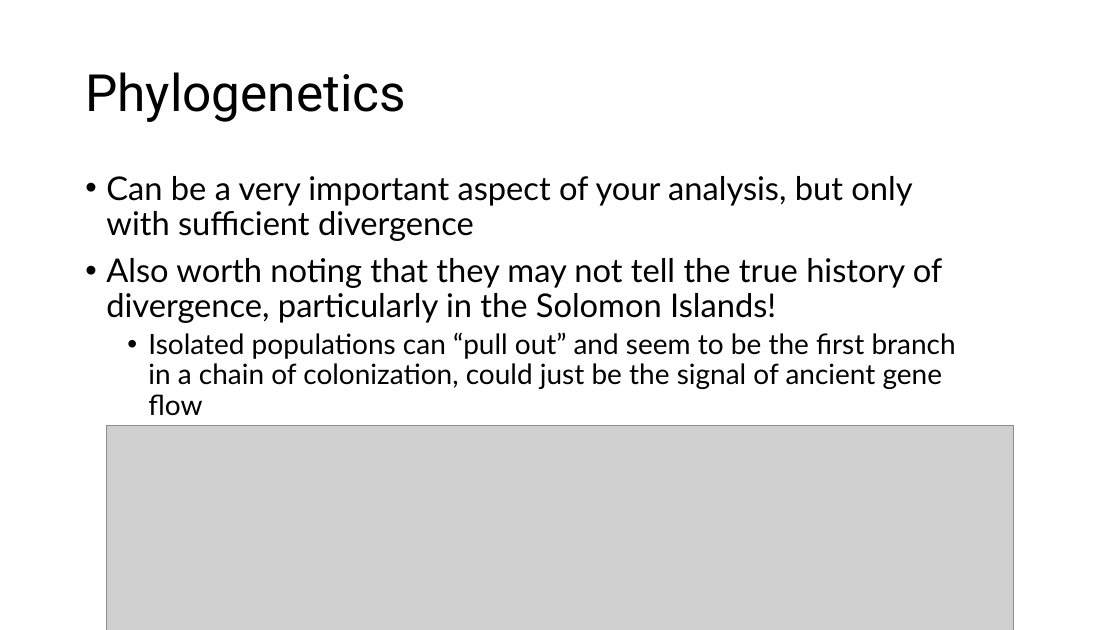
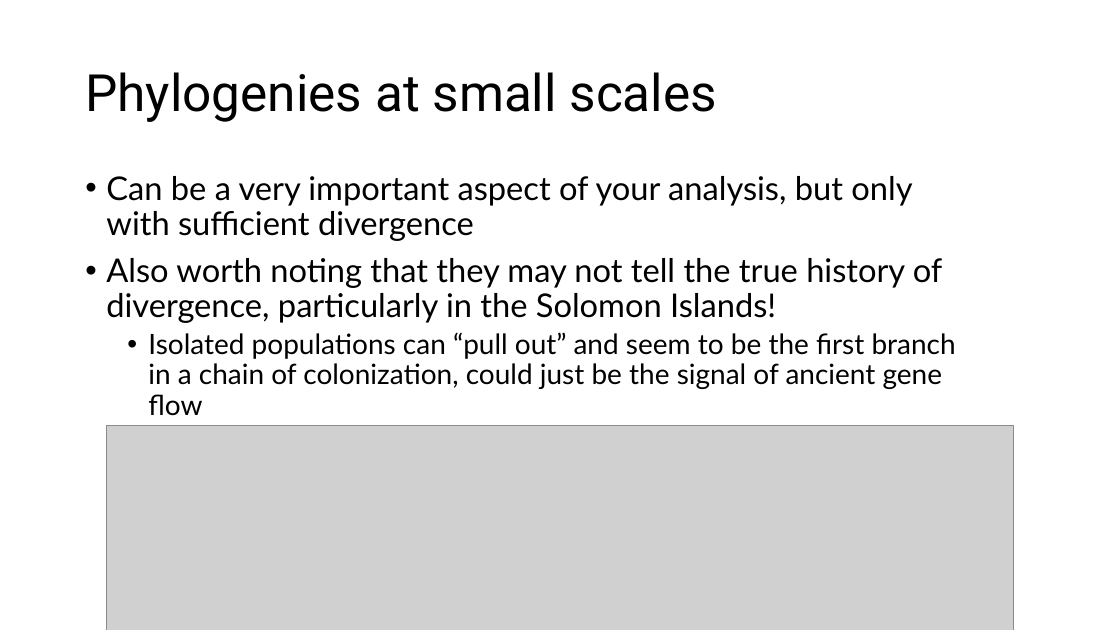
Before and after one commit to ethangyllenhaal/USP_RADSeq_2026, a slide deck: slide 2 of Part7_Phylogenetics/Part7_Phylogenetics.pptx. Drawn at 1120x630 pixels with LibreOffice and Linux fonts; fonts in the diff are those of the drawing; grey boxes stand for pictures. Boxes give left, top, right and bottom in pixels: in the first picture for what was removed or moved away, otherwise in the second. Text is boxed around its words. In the diff, an @@ line names an element or a change of style, - is before the commit and + after.

```diff
--- a/Part7_Phylogenetics/Part7_Phylogenetics.pptx
+++ b/Part7_Phylogenetics/Part7_Phylogenetics.pptx
@@ title at [85,72,717,122]: text changed @@
-Phylogenetics
+Phylogenies at small scales
```
Also in this commit, not shown: 2 other slides changed.
